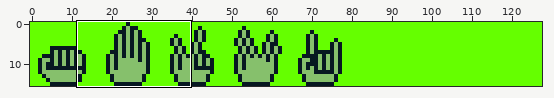
One commit to this sprite sheet: assets/ui/emotes.png. The picture above shows the old version from afar; the outline marks the close-up.
Close-up. The starting point:
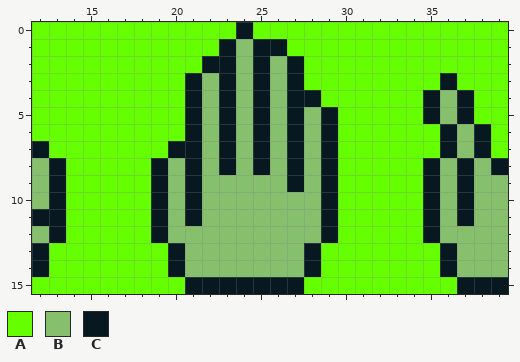
The file is 128x16 pixels. Shown: x 12..39, y 0..15.
Palette (. is transparent): A #65ff00  B #86c06c  C #071821
Pixels before, first column x 12:
 0 AAAAAAAAAAAACAAAAAAAAAAAAAAA
 1 AAAAAAAAAAACBCCAAAAAAAAAAAAA
 2 AAAAAAAAAACCBCBCAAAAAAAAAAAA
 3 AAAAAAAAACBCBCBCAAAAAAAACAAA
 4 AAAAAAAAACBCBCBCCAAAAAACBCAA
 5 AAAAAAAAACBCBCBCBCAAAAACBCAA
 6 AAAAAAAAACBCBCBCBCAAAAAACBCA
 7 CAAAAAAACCBCBCBCBCAAAAAACBCA
 8 BCAAAAACBCBCBCBCBCAAAAACBCBC
 9 BCAAAAACBCBBBBBCBCAAAAACBCBB
10 BCAAAAACBCBBBBBBBCAAAAACBCBB
11 CCAAAAACBCBBBBBBBCAAAAACBCBB
12 BCAAAAACBBBBBBBBBCAAAAACBBBB
13 CAAAAAAACBBBBBBBCAAAAAAACBBB
14 CAAAAAAACBBBBBBBCAAAAAAACBBB
15 AAAAAAAAACCCCCCCAAAAAAAAACCC
The result:
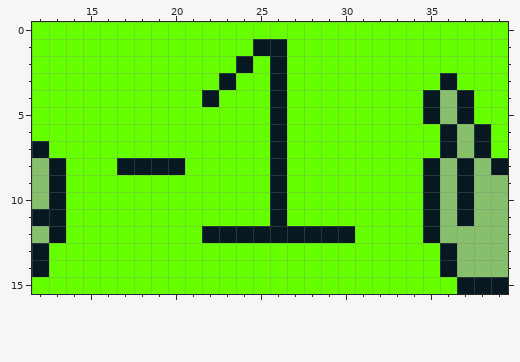
What changed:
y 0: x 24 C -> A
y 1: x 23..24 CB -> AA
y 2: x 22..27 CCBCBC -> AACACA
y 3: x 21..22 CB -> AA; x 24..27 BCBC -> AACA
y 4: x 21..28 CBCBCBCC -> ACAAACAA
y 5..6: x 21..29 CBCBCBCBC -> AAAAACAAA
y 7: x 20..29 CCBCBCBCBC -> AAAAAACAAA
y 8: x 17..18 AA -> CC; x 20..29 BCBCBCBCBC -> CAAAAACAAA
y 9: x 19..29 CBCBBBBBCBC -> AAAAAAACAAA
y 10..11: x 19..29 CBCBBBBBBBC -> AAAAAAACAAA
y 12: x 19..28 CBBBBBBBBB -> AAACCCCCCC; x 30 A -> C
y 13..14: x 20..28 CBBBBBBBC -> AAAAAAAAA
y 15: x 21..27 CCCCCCC -> AAAAAAA
Pixel boxes of the changes (left, top, right, bottom) in both close-ups:
changed: (117, 22, 355, 294)
